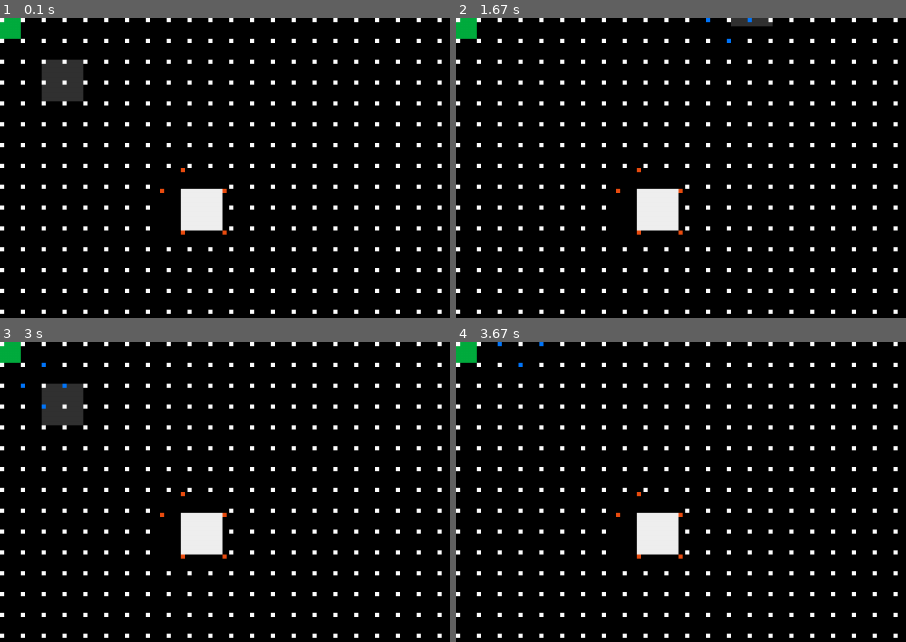
Above: before the commit, frames 1-4 (two rows, left to right).
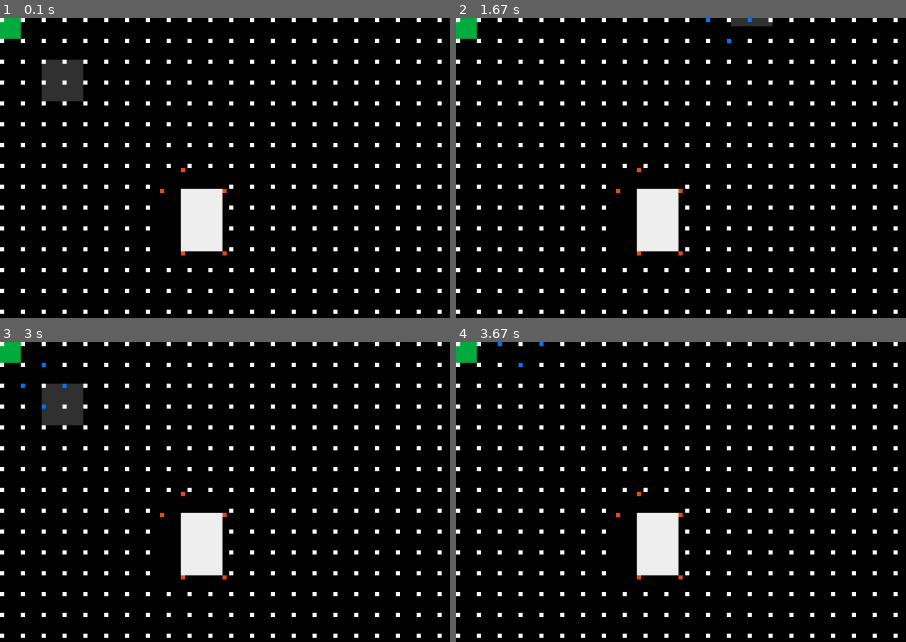
Above: after the commit, the same moments.

Repository: finnstamer/pygameInformatik
Game: pygame game, started from game.py
The game is run twice, just before and just after one commit, with the same random seed, the same clock (stepped at 60 frames per second) and the same inputs.
Inputs:
- Up to frame 1 (0.1 s): no input
- Up to frame 2 (1.67 s): hold Right 0.33-0.8 s; hold Up 0.83-1.13 s; tap Space at 0.9, 1.23, 1.53 s; hold Right 1.17-1.63 s
- Up to frame 3 (3 s): hold Left 1.67-2.2 s; tap Space at 1.73, 2.03, 2.3, 2.63, 2.93 s; hold Down 2.23-2.53 s; hold Left 2.57-2.97 s
- Up to frame 4 (3.67 s): hold Up 3-3.37 s; tap Space at 3.07, 3.47 s; hold Right from 3.4 s (still down)
The pictures show only the part of the screen within x 0-50%, y 0-50%; the shares and areas given below are measured in that part.

The runs differ from the first frame. In frame 1, 0.7% of the frame differs, in the area x 36-51%, y 70-80%; in frame 2, 0.7%; in frame 3, 0.7%; in frame 4, 0.7%.

Commit message:
Wall Object init

Diff:
--- a/Maps/Map1.py
+++ b/Maps/Map1.py
@@ -3,10 +3,10 @@
 from base.object.Group import Group
 from objects.wall import Wall
 
+
+
 wall = Wall()
 wallGroup = Group("wall").add(wall)
-
-
 level1 = Level(1, [wallGroup])
 
 wallobject = Wall()
--- a/base/core/Dependencies/NodeGenerator.py
+++ b/base/core/Dependencies/NodeGenerator.py
@@ -41,7 +41,6 @@
                 nodes.append(n)
         return (nodes, skipped)
 
-    # signum indicates if this generated Node is left or right
     def nodeFiller(grid, obj) -> List[Node]:
         for node in grid:
             diffX = node.pos.x % obj.width
@@ -49,6 +48,11 @@
 
             x = diffX > 0
             diff = diffX if x else diffY
+            if x:
+
+                pass
+            else:
+                pass
         return grid
 
 
--- a/levels.py
+++ b/levels.py
@@ -19,7 +19,7 @@
 wallGroup1 = Group('walls')
 # for w in range(10):
 #     wallGroup1.add(Wall().updatePos(pygame.Vector2(randrange(51, screenRes[0]), randrange(51, screenRes[1]))))
-wall11 = Wall().updatePos(pygame.Vector2(217, 205))
+wall11 = Wall(pygame.Vector2(217, 205), 50, 75)
 wallGroup1.add(wall11)
 # wall12= Wall().updatePos(pygame.Vector2(400, 200))
 
@@ -30,16 +30,16 @@
 level1 = Level(1, [playerGroup, wallGroup1])
 # Level2
 #-------------------
-wall21 = Wall()
-wall22 = Wall()
-bg = Backround("images/Wasser.png")
-backgroundGroup = Group("bg").add(bg)
+# wall21 = Wall()
+# wall22 = Wall()
+# bg = Backround("images/Wasser.png")
+# backgroundGroup = Group("bg").add(bg)
 
-wall21.updatePos(pygame.Vector2(150, 100))
-wall22.updatePos(pygame.Vector2(275, 150))
-wallGroup2 = Group[Wall]('walls').add(wall21, wall22)
-level2 = Level(2, [backgroundGroup, playerGroup, wallGroup2])
+# wall21.updatePos(pygame.Vector2(150, 100))
+# wall22.updatePos(pygame.Vector2(275, 150))
+# wallGroup2 = Group[Wall]('walls').add(wall21, wall22)
+# level2 = Level(2, [backgroundGroup, playerGroup, wallGroup2])
 # Level3
 #--------------------
 global levels
-levels = [level1, level2]
+levels = [level1]
--- a/objects/wall.py
+++ b/objects/wall.py
@@ -1,15 +1,15 @@
-import pygame;
+import pygame
+from pygame.math import Vector2;
 from base.object.GameObject import GameObject
 import random;
 
 
 class Wall(GameObject):
-    def __init__(self) -> None:
+    def __init__(self, pos: Vector2, width: int=1, height: int=1) -> None:
         super().__init__(
             color=(240, 240, 240),
-            pos=pygame.math.Vector2(random.randrange(200, 400),
-            random.randrange(200, 400)),
-            width=50,
-            height=50
+            pos=pos,
+            width=width,
+            height=height
         )
         self.solid = True
